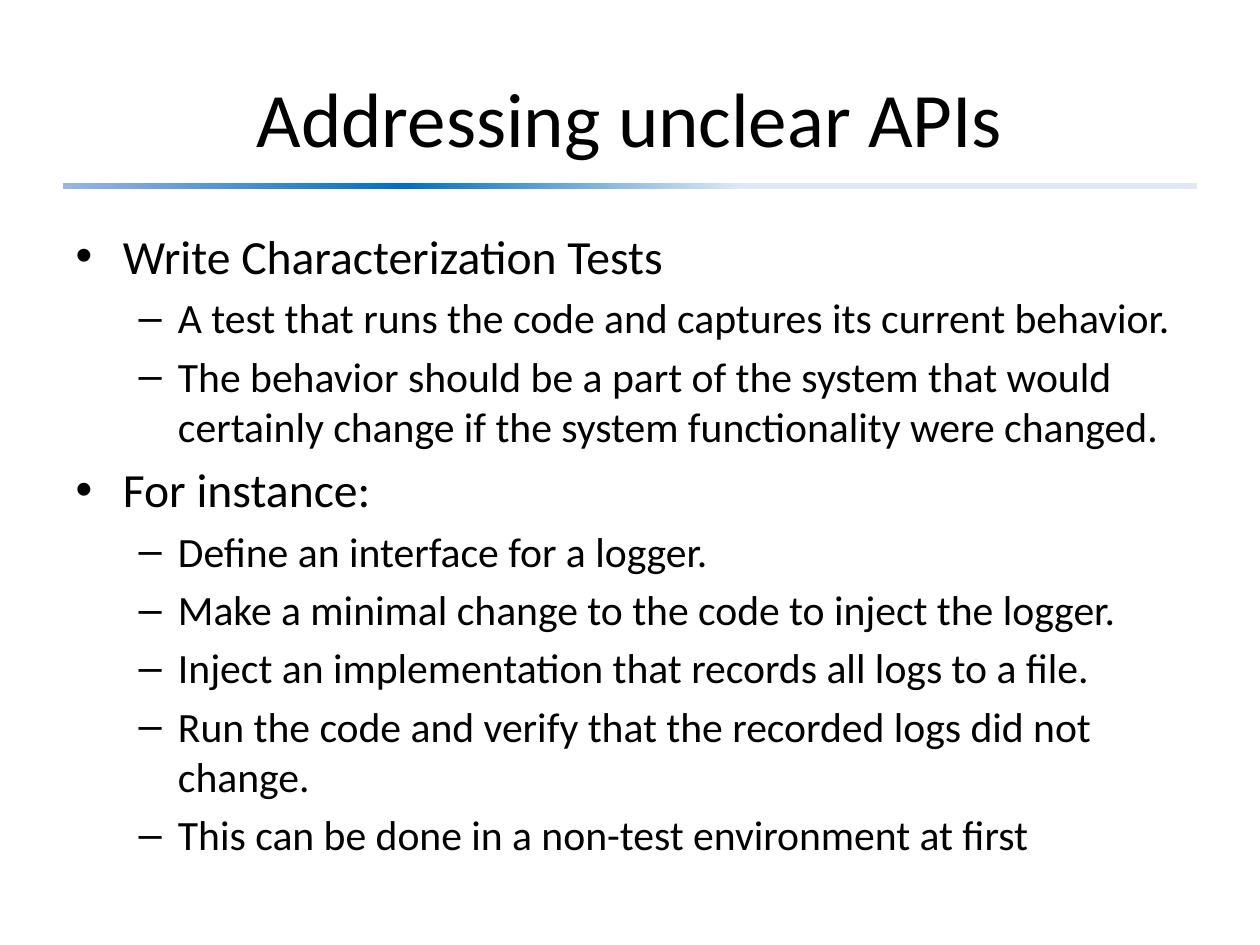
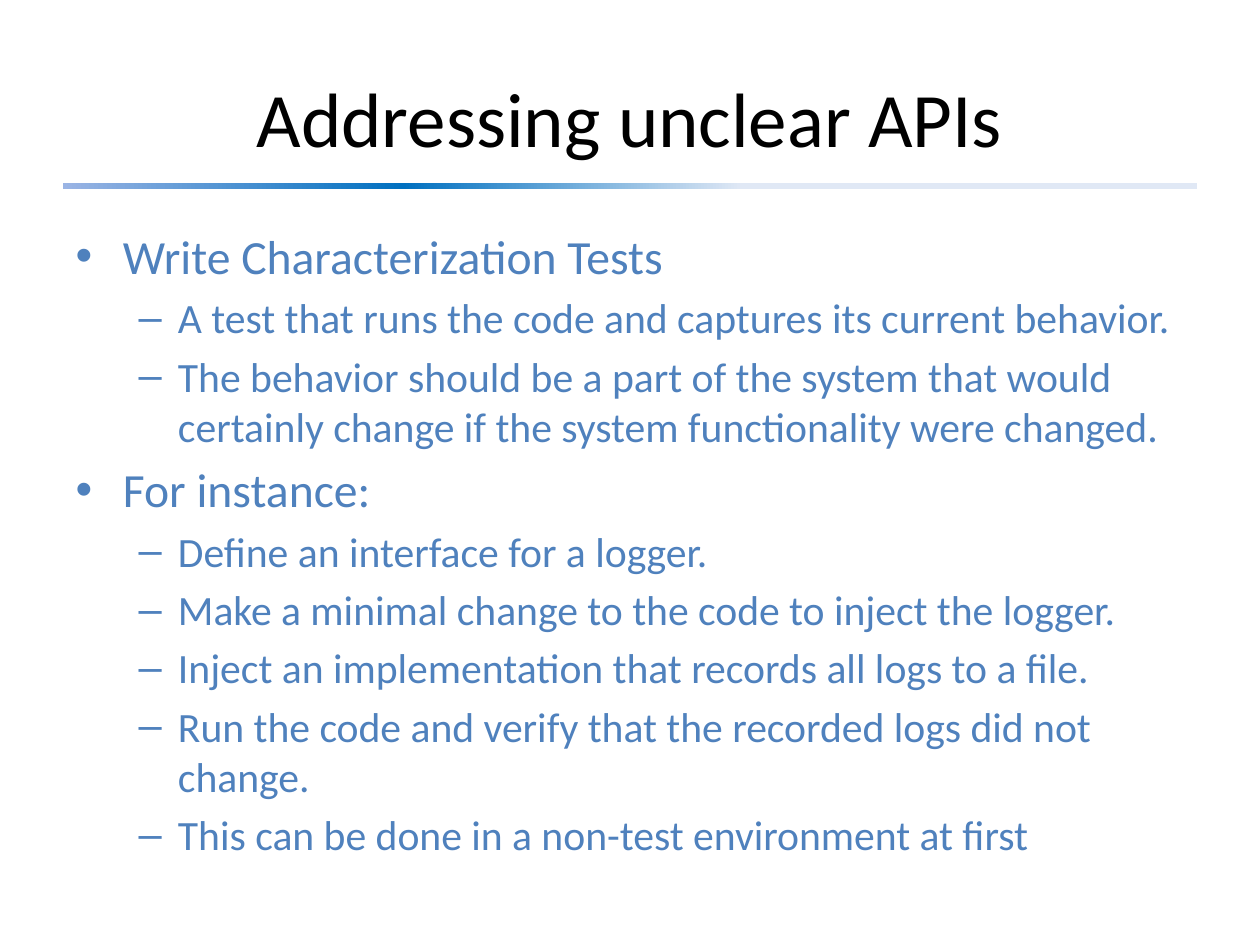
Before and after one commit to david-sackstein/solid-c-cpp, a slide deck: slide 11 of Module 4 - Legacy Code.pptx (slide 12 before the commit). Drawn at 1260x945 pixels with LibreOffice and Linux fonts; fonts in the diff are those of the drawing. Boxes give left, top, right and bottom in pixels: in the first picture for what was removed or moved away, otherwise in the second. Text is boxed around its words. In the diff, an @@ line names an element or a change of style, - is before the commit and + after.

```diff
--- a/Module 4 - Legacy Code.pptx
+++ b/Module 4 - Legacy Code.pptx
@@ text "Write Characterization Tests" at [123, 241, 1170, 851]: text colour #000000 to #4F81BD @@
```
Also in this commit, not shown: 7 other slides changed, 2 slides added, 2 slides removed, 7 other files.
